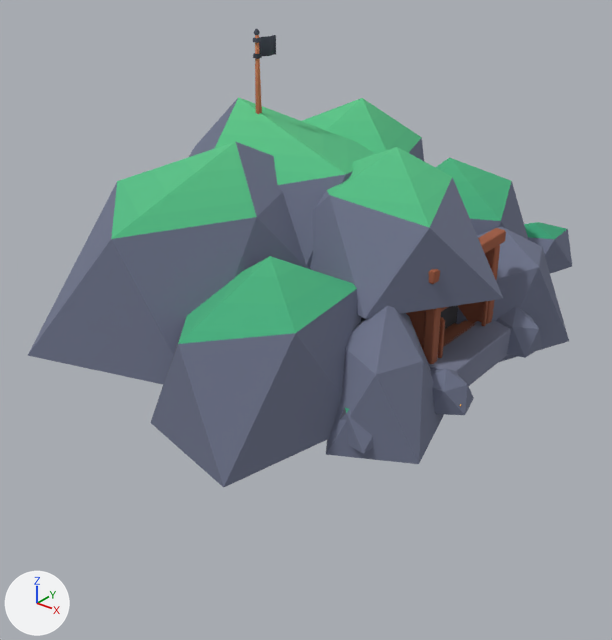
Renders of the glTF model public/assets/toycar/set-smugglers-cave.glb from each side of a commit.
Both versions are drawn from a 50 mm camera at (9.31, -16.15, 9.59) aimed at (-3.39, -0.26, -0.26). Lighting does not change. The marker at lower left points along +X, +Y and +Z. The picture after the commit comes second. Vertices at exactly the same position are counted once.

Names of what the first picture shows: 'anim_sway:a=x:d=24:p=2.2', 'cave'.
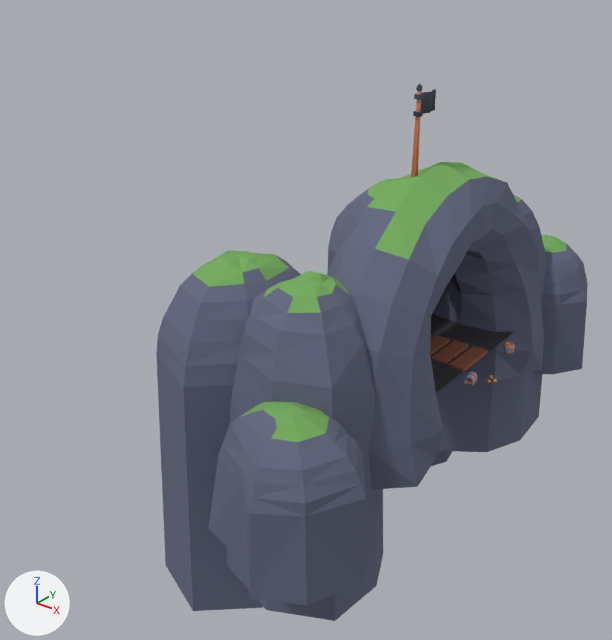
Pixel boxes (x1, y1, x2, y2) of what changed, in the pictures (612 x 640 px; the box of a moved part takes in the faces that stretch with it):
'cave', reshaped (21% narrower, 17% taller)
    before: (28, 29, 572, 487)
    after: (156, 84, 587, 621)
'anim_sway:a=x:d=24:p=2.2', moved
    before: (260, 35, 276, 56)
    after: (421, 89, 436, 114)
part 1 of me_cave, moved or reshaped (not visible afterwards)
    before: (458, 253, 486, 323)
part 2 of me_cave, moved or reshaped (not visible afterwards)
    before: (406, 310, 426, 349)
part 3 of me_cave, moved or reshaped
    before: (254, 29, 262, 114)
    after: (411, 84, 423, 177)
part 4 of me_cave, moved or reshaped
    before: (253, 53, 262, 59)
    after: (413, 111, 423, 117)
part 5 of me_cave, moved or reshaped
    before: (253, 37, 261, 43)
    after: (414, 93, 424, 100)
part 6 of me_cave, added (blue)
    after: (327, 162, 544, 489)
part 7 of me_cave, added (blue)
    after: (436, 195, 547, 452)
part 8 of me_cave, added (blue)
    after: (227, 271, 383, 621)
part 9 of me_cave, added (blue)
    after: (533, 235, 587, 374)
part 10 of me_cave, added (blue)
    after: (208, 402, 366, 605)
part 11 of me_cave, added (mostly hidden)
    after: (328, 178, 453, 466)
part 12 of me_cave, added (blue)
    after: (156, 250, 301, 611)
part 13 of me_cave, deleted
    before: (423, 228, 542, 415)
part 14 of me_cave, deleted
    before: (28, 97, 572, 487)
'drape_haul', unchanged, uncovered by the edit
    after: (430, 314, 515, 393)

Patch to the scene script:
```diff
--- a/public/assets/toycar/set-smugglers-cave.glb.py
+++ b/public/assets/toycar/set-smugglers-cave.glb.py
@@ me_cave @@
 # used by ob_cave; location = (0.0, 0.0, 0.0)
-me_cave.from_pydata(...)  # 739 vertices, 1277 faces; spans x -7.8..2.4, y -7.1..9.0, z -0.7..7.1
+me_cave.from_pydata(...)  # 863 vertices, 1583 faces; spans x -4.8..2.3, y -7.2..7.3, z -5.5..6.3
+# me_cave part 1: the loose piece of 24 vertices spanning x -2.0..1.0, y 1.2..1.3, z -0.6..2.4 is scaled about its middle by (0.0545, 1.83, 0.57), then moved by (-0.4, -0.3, 0.5)
+# me_cave part 2: the loose piece of 24 vertices spanning x -2.0..1.0, y -1.3..-1.2, z -0.6..2.4 is scaled about its middle by (0.0545, 1.83, 0.57), then moved by (-0.4, 0.3, 0.5)
+# me_cave part 3: the loose piece of 16 vertices spanning x -4.7..-4.5, y -0.7..-0.5, z 4.9..7.1 is moved by (4.5, 0.0, -0.8)
+# me_cave part 4: the loose piece of 16 vertices spanning x -4.7..-4.5, y -0.7..-0.5, z 6.4..6.5 is moved by (4.5, 0.0, -0.8)
+# me_cave part 5: the loose piece of 16 vertices spanning x -4.7..-4.5, y -0.7..-0.5, z 6.8..6.9 is moved by (4.5, 0.0, -0.8)
+# me_cave part 6: a new loose piece of 170 vertices spanning x -1.6..2.0, y -4.4..4.4, z -1.6..4.6, in mat_colormap_001 (picture img_colormap_png)
+# me_cave part 7: a new loose piece of 82 vertices spanning x -2.6..1.3, y 1.6..5.5, z -4.2..3.0, in mat_colormap_001 (picture img_colormap_png)
+# me_cave part 8: a new loose piece of 82 vertices spanning x -2.6..1.4, y -5.8..-1.5, z -4.2..2.8, in mat_colormap_001 (picture img_colormap_png)
+# me_cave part 9: a new loose piece of 82 vertices spanning x -1.2..2.1, y 4.1..7.3, z -2.4..1.2, in mat_colormap_001 (picture img_colormap_png)
+# me_cave part 10: a new loose piece of 82 vertices spanning x -1.3..2.3, y -7.2..-4.2, z -2.3..1.0, in mat_colormap_001 (picture img_colormap_png)
+# me_cave part 11: a new loose piece of 82 vertices spanning x -4.8..-0.7, y 0.7..5.4, z -5.5..2.9, in mat_colormap_001 (picture img_colormap_png)
+# me_cave part 12: a new loose piece of 82 vertices spanning x -4.6..-0.7, y -5.9..-1.1, z -5.5..2.7, in mat_colormap_001 (picture img_colormap_png)
+# me_cave part 13: 17 loose pieces with 382 vertices, spanning x -1.9..2.3, y -2.4..2.4, z -0.7..2.8, are deleted
+# me_cave part 14: 169 vertices removed from x -7.8..2.4, y -7.1..9.0, z -0.6..5.4
+# other edits to the shape of me_cave do not show in these pictures
 me_cave.materials.append(mat_colormap_001)
@@ ob_anim_sway_a_x_d_24_p_2_2 @@
 ob_anim_sway_a_x_d_24_p_2_2 = bpy.data.objects.new('anim_sway:a=x:d=24:p=2.2', me_anim_sway_a_x_d_24_p_2_2)
-ob_anim_sway_a_x_d_24_p_2_2.location = (-4.6, -0.6, 6.85)
+ob_anim_sway_a_x_d_24_p_2_2.location = (-0.1, -0.6, 6.1)
```
